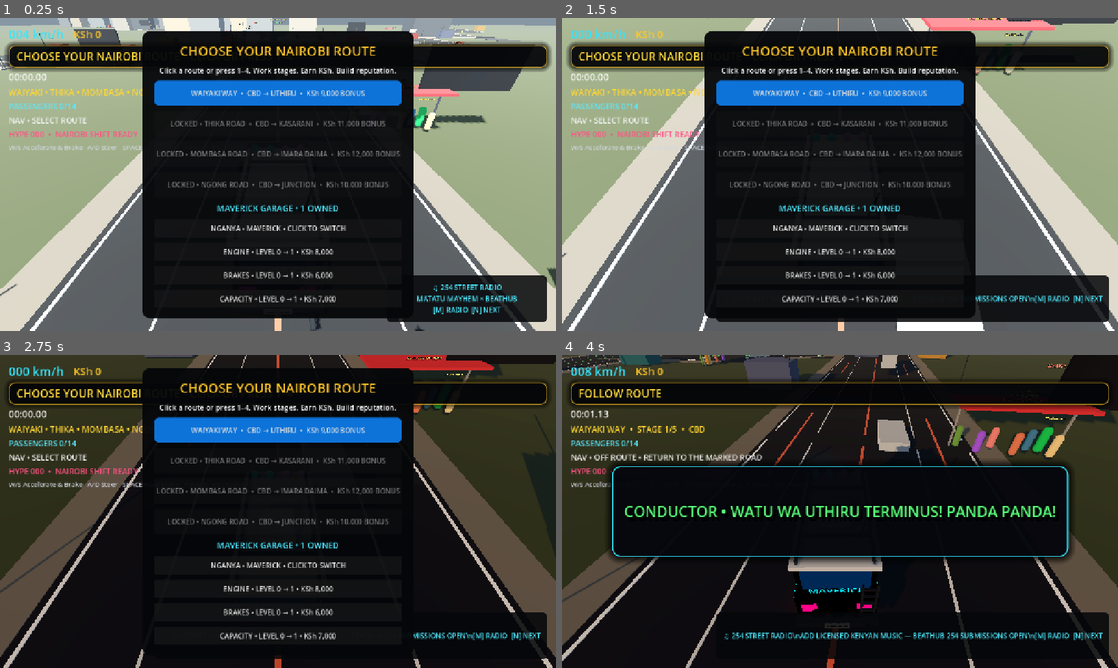
Above: before the commit, frames 1-4 (two rows, left to right).
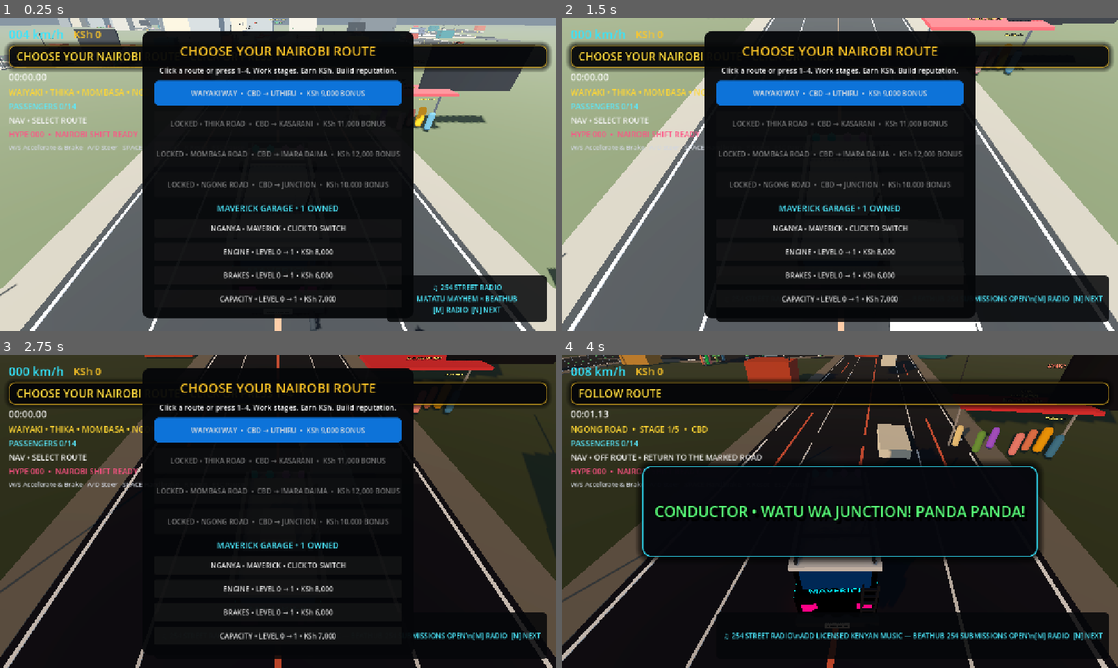
Above: after the commit, the same moments.

Repository: beathubonline-arch/Matatu-Mayhem
Game: Godot game, scene res://scenes/main/Main.tscn
Same seed, same stepped clock (60 frames per second), same inputs: the game is played once before the commit and once after it.
Inputs (mouse positions are in pixels of both pictures, inside the frame that each line leads up to):
- Up to frame 1 (0.25 s): no input
- Up to frame 2 (1.5 s): tap A (steer_left) at 0.5, 1.25 s; move the mouse to (962, 158) at 0.52 s; hold D (steer_right) 0.53-1.28 s; hold N (radio_next) 0.53-1.28 s; click (962, 158) at 0.67 s; move the mouse to (728, 190) at 1.27 s; hold S (brake) from 1.28 s (still down); tap M (radio_toggle) at 1.35 s
- Up to frame 3 (2.75 s): tap A (steer_left) at 2 s; move the mouse to (333, 442) at 2.02 s; release S (brake) at 2.03 s; hold D (steer_right) from 2.03 s (still down); tap L at 2.1 s
- Up to frame 4 (4 s): tap A (steer_left) at 2.75 s; move the mouse to (812, 574) at 2.77 s; release D (steer_right) at 2.78 s; hold W (accelerate) 2.78-3.53 s; tap 1 at 2.85 s; click (812, 574) at 2.92 s; move the mouse to (1006, 558) at 3.52 s; hold A (steer_left) from 3.53 s (still down); tap 2 at 3.6 s

The runs differ from the first frame. In frame 1, 0.7% of the frame differs, in the area x 23-88%, y 0-36%; in frame 2, 0.1%; in frame 3, 0.1%; in frame 4, 8.3%, in the area x 1-92%, y 0-67%.
Error in both runs: Invalid call. Nonexistent function 'get_corridor' in base 'Nil'. (res://scripts/gameplay/CorridorServiceManager.gd:340)

Commit message:
Make CBD the hub for a tiered Nairobi route progression

Diff:
--- a/scripts/environment/NairobiRouteNetwork.gd
+++ b/scripts/environment/NairobiRouteNetwork.gd
@@ -21,18 +21,18 @@
 	["CBD","COMMUNITY","PRESTIGE","ADAMS ARCADE","JUNCTION"]
 ]
 const CORRIDORS := [
-	{"name":"WAIYAKI WAY","color":"4aa3df","points":WAIYAKI_POINTS,
-	 "service_points":[CBD_TERMINUS,Vector3(-31,0,-63),Vector3(-86,0,-122),Vector3(-161,0,-184),Vector3(-225,0,-238)],
-	 "stops":["CBD","WESTLANDS","KANGEMI","UTHIRU","UTHIRU TERMINUS"],"reward":9000},
-	{"name":"THIKA ROAD","color":"e8c547","points":[CBD_TERMINUS,Vector3(14,0,-10),Vector3(31,0,-12),Vector3(58,0,-12),Vector3(58,0,-52),Vector3(92,0,-52),Vector3(92,0,-96),Vector3(124,0,-96),Vector3(142,0,-142)],
-	 "service_points":[CBD_TERMINUS,Vector3(31,0,-12),Vector3(58,0,-52),Vector3(92,0,-96),Vector3(142,0,-142)],
-	 "stops":["CBD","NGARA","PANGANI","MUTHAIGA","ROYSAMBU / KASARANI"],"reward":11000},
-	{"name":"MOMBASA ROAD","color":"e36a54","points":[CBD_TERMINUS,Vector3(0,0,32),Vector3(0,0,63),Vector3(0,0,96),Vector3(32,0,96),Vector3(32,0,132),Vector3(62,0,132),Vector3(62,0,172),Vector3(92,0,214),Vector3(76,0,258)],
+	{"name":"NGONG ROAD","color":"69c779","tier":1,"feel":"CITY HUSTLE","feature":"TIGHT STAGES • FAST BOARDING","points":[CBD_TERMINUS,Vector3(-18,0,12),Vector3(-31,0,21),Vector3(-58,0,21),Vector3(-58,0,54),Vector3(-91,0,54),Vector3(-91,0,91),Vector3(-124,0,91),Vector3(-124,0,132),Vector3(-146,0,178)],
+	 "service_points":[CBD_TERMINUS,Vector3(-31,0,21),Vector3(-91,0,54),Vector3(-124,0,91),Vector3(-146,0,178)],
+	 "stops":["CBD","COMMUNITY","PRESTIGE","ADAMS ARCADE","JUNCTION"],"reward":10000},
+	{"name":"MOMBASA ROAD","color":"e36a54","tier":1,"feel":"INDUSTRIAL RUN","feature":"LONG STRAIGHTS • HEAVY TRAFFIC","points":[CBD_TERMINUS,Vector3(0,0,32),Vector3(0,0,63),Vector3(0,0,96),Vector3(32,0,96),Vector3(32,0,132),Vector3(62,0,132),Vector3(62,0,172),Vector3(92,0,214),Vector3(76,0,258)],
 	 "service_points":[CBD_TERMINUS,Vector3(0,0,63),Vector3(32,0,132),Vector3(62,0,172),Vector3(76,0,258)],
 	 "stops":["CBD","NYAYO","SOUTH B / C","GENERAL MOTORS","IMARA DAIMA"],"reward":12000},
-	{"name":"NGONG ROAD","color":"69c779","points":[CBD_TERMINUS,Vector3(-18,0,12),Vector3(-31,0,21),Vector3(-58,0,21),Vector3(-58,0,54),Vector3(-91,0,54),Vector3(-91,0,91),Vector3(-124,0,91),Vector3(-124,0,132),Vector3(-146,0,178)],
-	 "service_points":[CBD_TERMINUS,Vector3(-31,0,21),Vector3(-91,0,54),Vector3(-124,0,91),Vector3(-146,0,178)],
-	 "stops":["CBD","COMMUNITY","PRESTIGE","ADAMS ARCADE","JUNCTION"],"reward":10000}
+	{"name":"WAIYAKI WAY","color":"4aa3df","tier":2,"feel":"WESTLANDS EXPRESS","feature":"FASTER RUN • RIVAL PRESSURE","points":WAIYAKI_POINTS,
+	 "service_points":[CBD_TERMINUS,Vector3(-31,0,-63),Vector3(-86,0,-122),Vector3(-161,0,-184),Vector3(-225,0,-238)],
+	 "stops":["CBD","WESTLANDS","KANGEMI","UTHIRU","UTHIRU TERMINUS"],"reward":15000},
+	{"name":"THIKA ROAD","color":"e8c547","tier":3,"feel":"SUPERHIGHWAY","feature":"HIGH SPEED • BIGGER PAYOUTS","points":[CBD_TERMINUS,Vector3(14,0,-10),Vector3(31,0,-12),Vector3(58,0,-12),Vector3(58,0,-52),Vector3(92,0,-52),Vector3(92,0,-96),Vector3(124,0,-96),Vector3(142,0,-142)],
+	 "service_points":[CBD_TERMINUS,Vector3(31,0,-12),Vector3(58,0,-52),Vector3(92,0,-96),Vector3(142,0,-142)],
+	 "stops":["CBD","NGARA","PANGANI","MUTHAIGA","ROYSAMBU / KASARANI"],"reward":18000}
 ]
 
 func corridor_count() -> int:
@@ -96,7 +96,7 @@
 	var color: Color = Color(String(data["color"]))
 	for i in range(points.size() - 1):
 		_road_segment(points[i], points[i + 1], color)
-		if corridor_index == 0:
+		if String(data["name"]) == "WAIYAKI WAY":
 			_waiyaki_streetscape(points[i], points[i + 1], i)
 		else:
 			_corridor_streetscape(points[i], points[i + 1], i, corridor_index)
@@ -107,8 +107,8 @@
 	var service_points: Array = data["service_points"]
 	for i in range(service_points.size()):
 		_stage(get_stage_waiting_position(corridor_index, i), get_stage_direction(corridor_index, i), String(data["stops"][i]), String(data["name"]), int(data["reward"]))
-	if corridor_index == 0:
-		_waiyaki_landmarks()
+	if String(data["name"]) == "WAIYAKI WAY":
+		_waiyaki_landmarks_for(corridor_index)
 	else:
 		_other_corridor_landmarks(data, corridor_index)
 	_corridor_gateway(data, corridor_index)
@@ -401,14 +401,14 @@
 	building.material_override = mat
 	add_child(building)
 
-func _waiyaki_landmarks() -> void:
-	var data: Dictionary = get_corridor(0)
+func _waiyaki_landmarks_for(corridor_index: int) -> void:
+	var data: Dictionary = get_corridor(corridor_index)
 	var stops: Array = data["stops"]
 	for i in range(stops.size()):
-		var pos := get_stage_waiting_position(0, i)
+		var pos := get_stage_waiting_position(corridor_index, i)
 		_landmark_sign(pos + Vector3(0, 5.4, 0), "%s\nWAIYAKI WAY" % String(stops[i]))
-	_billboard(get_stage_waiting_position(0, 1) + Vector3(0, 4.5, 6.0), "MATATU MAYHEM\n254 STREET RADIO")
-	_billboard(get_stage_waiting_position(0, 2) + Vector3(0, 4.5, 6.0), "BEATHUB\nNAIROBI SOUNDS")
+	_billboard(get_stage_waiting_position(corridor_index, 1) + Vector3(0, 4.5, 6.0), "MATATU MAYHEM\n254 STREET RADIO")
+	_billboard(get_stage_waiting_position(corridor_index, 2) + Vector3(0, 4.5, 6.0), "BEATHUB\nNAIROBI SOUNDS")
 
 func _other_corridor_landmarks(data: Dictionary, corridor_index: int) -> void:
 	var points: Array = data["service_points"]
